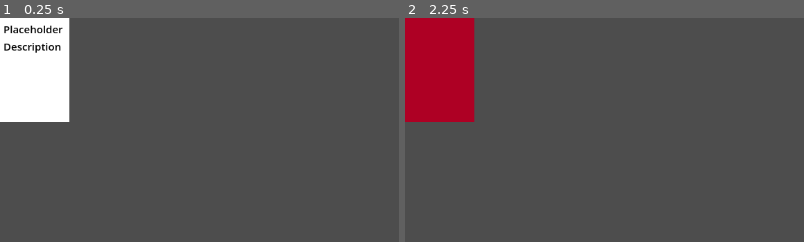
Above: before the commit, frames 1-2 (left to right).
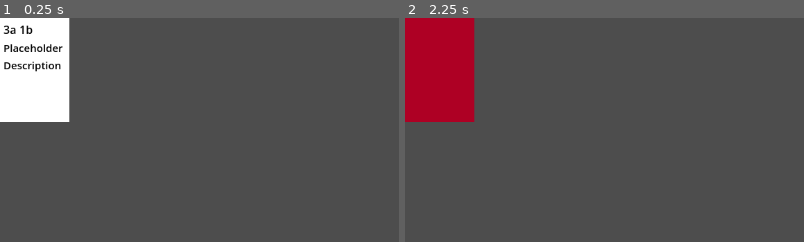
Above: after the commit, the same moments.

Repository: emrysshevek/gameganggame
Game: Godot game, scene res://cards/card.tscn
The game is run twice, just before and just after one commit, with the same random seed, the same clock (stepped at 60 frames per second) and the same inputs. This scene is started directly instead of the project's main scene.
Inputs (mouse positions are % of the whole screen's width and height, from its top left):
- Up to frame 1 (0.25 s): no input
- Up to frame 2 (2.25 s): click (4, 12) at 0.5 s; click (4, 12) at 1.25 s; click (4, 12) at 2 s
The pictures show only the part of the screen within x 0-50%, y 0-50%; the shares and areas given below are measured in that part.

The runs differ from the first frame. In frame 1, 1.0% of the frame differs, in the area x 0-16%, y 3-25%; in frame 2, nothing differs.

Commit message:
added shitty cost labels

Diff:
--- a/cards/card.gd
+++ b/cards/card.gd
@@ -10,47 +10,70 @@
 
 
 #region Properties
-@export var cost: Dictionary
+@export var cost: Dictionary[ValueManager.CreatureValue, int] = {}
 @export var description: String = "Placeholder Description"
 @export var deck: Deck = null
 var is_faceup: bool = true
 
-@onready var backside: Node = $Back
-@onready var frontside: Node = $Front
-@onready var description_label: Label = $Front/MarginContainer/VBoxContainer/Description
-@onready var costs_hbox: HBoxContainer = $Front/MarginContainer/VBoxContainer/Costs
+@onready var _backside: Node = $Back
+@onready var _frontside: Node = $Front
+@onready var _description_label: Label = $Front/MarginContainer/VBoxContainer/Description
+@onready var _costs_hbox: HBoxContainer = $Front/MarginContainer/VBoxContainer/Costs
 #endregion
 
 
 #region Godot Built-in Methods
 func _ready() -> void:
-	description_label.text = description
+	_description_label.text = description
 	if is_faceup:
-		frontside.show()
-		backside.hide()
+		_frontside.show()
+		_backside.hide()
 	else:
-		frontside.hide()
-		backside.show()
+		_frontside.hide()
+		_backside.show()
+
+	for cv in cost.keys():
+		var letter = ValueManager.value_names[cv][0]
+		var label: Label = Label.new()
+		label.text = "{0}{1}".format([cost[cv], letter])
+		label.add_theme_color_override("font_color", Color.BLACK)
+		_costs_hbox.add_child(label)
 #endregion
 
 
 #region Public Methods
 func flip() -> void:
 	if is_faceup:
-		frontside.hide()
-		backside.show()
+		_frontside.hide()
+		_backside.show()
 	else:
-		frontside.show()
-		backside.hide()
+		_frontside.show()
+		_backside.hide()
 	is_faceup = !is_faceup
 
+
 func play() -> void:
+	_trigger_play_ability()
 	card_played.emit(self)
 
+
 func discard() -> void:
+	_trigger_discard_ability()
 	card_discarded.emit(self)
 #endregion
 
 
+#region Private Methods
+func _trigger_play_ability() -> void:
+	pass
+
+
+func _trigger_discard_ability() -> void:
+	pass
+#endregion
+
+
+#region Signal Connections
 func _on_button_pressed() -> void:
 	flip()
+#endregion
--- a/cards/card.tscn
+++ b/cards/card.tscn
@@ -9,6 +9,10 @@
 offset_right = 100.0
 offset_bottom = 150.0
 script = ExtResource("1_ivai2")
+cost = Dictionary[int, int]({
+0: 3,
+1: 1
+})
 
 [node name="Back" type="ColorRect" parent="." unique_id=698116195]
 visible = false
@@ -44,7 +48,6 @@
 layout_mode = 2
 
 [node name="Costs" type="HBoxContainer" parent="Front/MarginContainer/VBoxContainer" unique_id=1616601441]
-visible = false
 layout_mode = 2
 
 [node name="Description" type="Label" parent="Front/MarginContainer/VBoxContainer" unique_id=236576993]
--- a/scenes/value_manager.gd
+++ b/scenes/value_manager.gd
@@ -18,8 +18,8 @@
 }
 
 #region Properties
-var creature_values: Array[CreatureValue] = [0,0,0,0,0]
-var value_names: Array[String] = [
+static var creature_values: Array[CreatureValue] = [0,0,0,0,0]
+static var value_names: Array[String] = [
 	"adaptability",
 	"bravery",
 	"curiosity",
